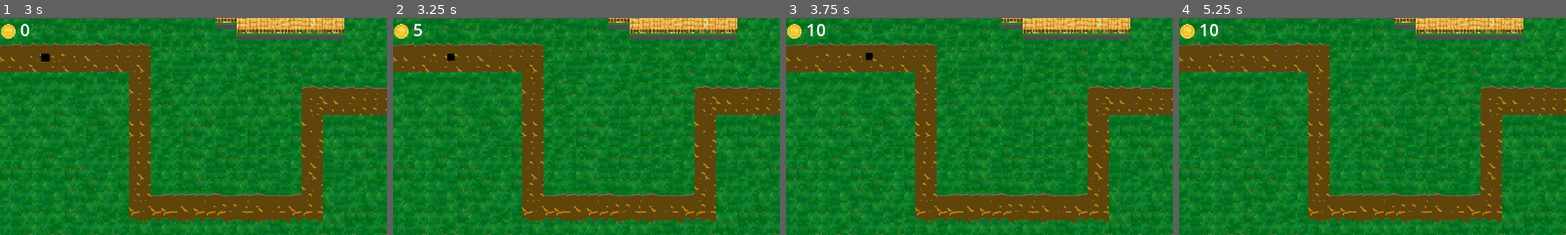
Above: before the commit, frames 1-4 (left to right).
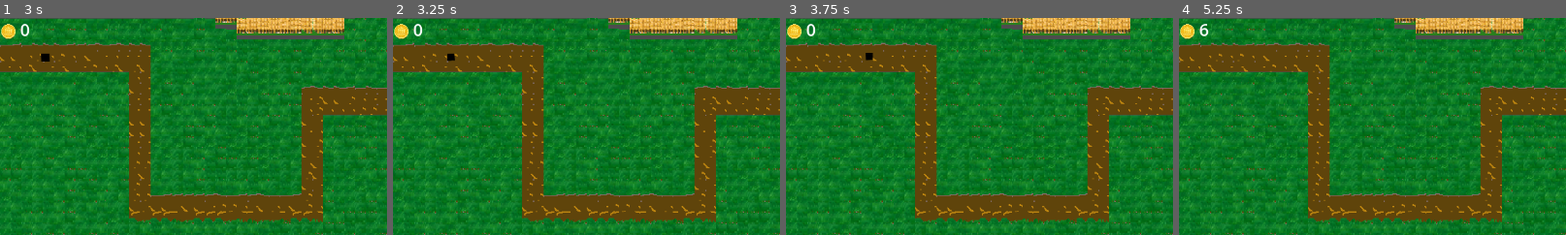
Above: after the commit, the same moments.

Repository: domasbaliunas/frontline
Game: Godot game, scene res://main_menu.tscn
Same seed, same stepped clock (60 frames per second), same inputs: the game is played once before the commit and once after it.
Inputs (mouse positions are % of the whole screen's width and height, from its top left):
- Up to frame 1 (3 s): click "New game" at 0.5 s; click (98, 4) at 1.25 s; click "Restart" at 2 s; tap Enter (ui_accept) at 2.75 s; move the mouse to (72, 45) at 2.77 s; hold B (place_tower) from 2.78 s (still down)
- Up to frame 2 (3.25 s): keep holding B (place_tower); tap Enter (ui_accept) at 3.02 s
- Up to frame 3 (3.75 s): move the mouse to (30, 55) at 3.52 s; release B (place_tower) at 3.53 s; tap B (place_tower) at 3.6 s
- Up to frame 4 (5.25 s): tap Enter (ui_accept) at 3.77, 5 s; move the mouse to (60, 28) at 4.27 s; hold B (place_tower) 4.28-5.03 s; move the mouse to (45, 70) at 5.02 s; tap B (place_tower) at 5.1 s
The pictures show only the part of the screen within x 0-50%, y 0-50%; the shares and areas given below are measured in that part.

Frame 1 is identical in both runs. In frame 2, less than 0.1% of the frame differs, in the area x 5-8%, y 2-9%; in frame 3, 0.2%, in the area x 5-11%, y 2-9%; in frame 4, 0.2%.

Commit message:
Linked currency drops to mob kills

Diff:
--- a/Mobs/mob.gd
+++ b/Mobs/mob.gd
@@ -3,6 +3,7 @@
 
 @export var speed: float = 75
 @export var max_health: float = 100
+@export var coin_reward: int = 10
 
 
 var health: float
@@ -38,6 +39,7 @@
 
 func die() -> void:
 	print("Mob died!")
+	Currency.add_coins(coin_reward)
 	queue_free()
 
 	# Test senario (Press space to damage)
--- a/coins_label.gd
+++ b/coins_label.gd
@@ -6,17 +6,6 @@
 	displayed_amount = Currency.coins
 	update_text(displayed_amount)
 	Currency.coins_changed.connect(animate_to)
-
-	start_auto_test()
-
-# To test the functionality of currency.gd
-func start_auto_test():
-	while true:
-		await get_tree().create_timer(1.0).timeout
-		Currency.add_coins(10)
-
-		await get_tree().create_timer(1.0).timeout
-		Currency.spend_coins(5)
 
 func animate_to(new_amount):
 	var tween = create_tween()
